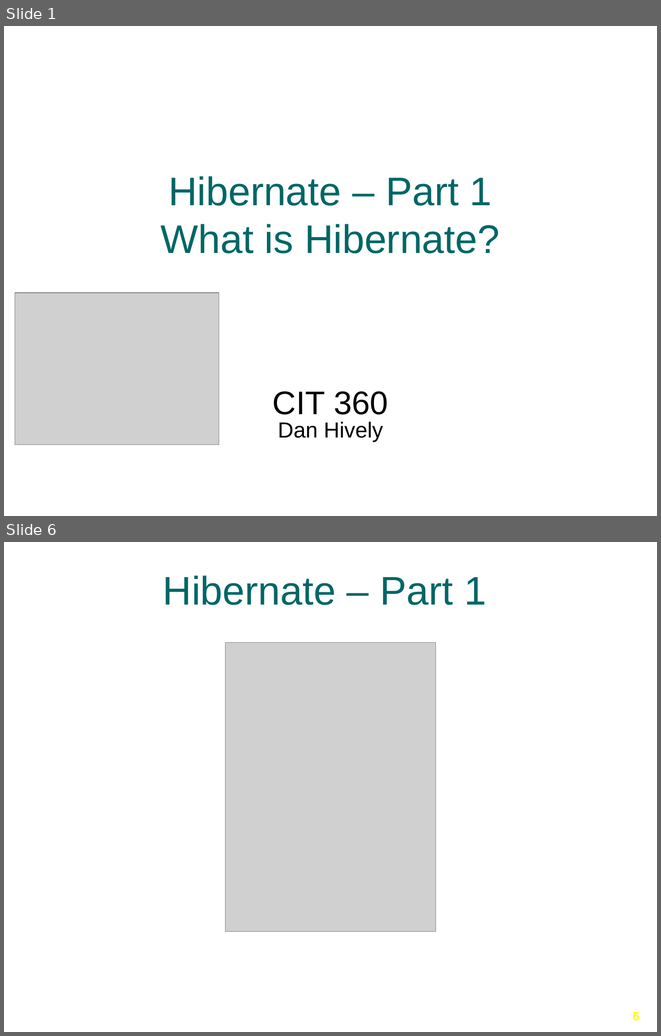
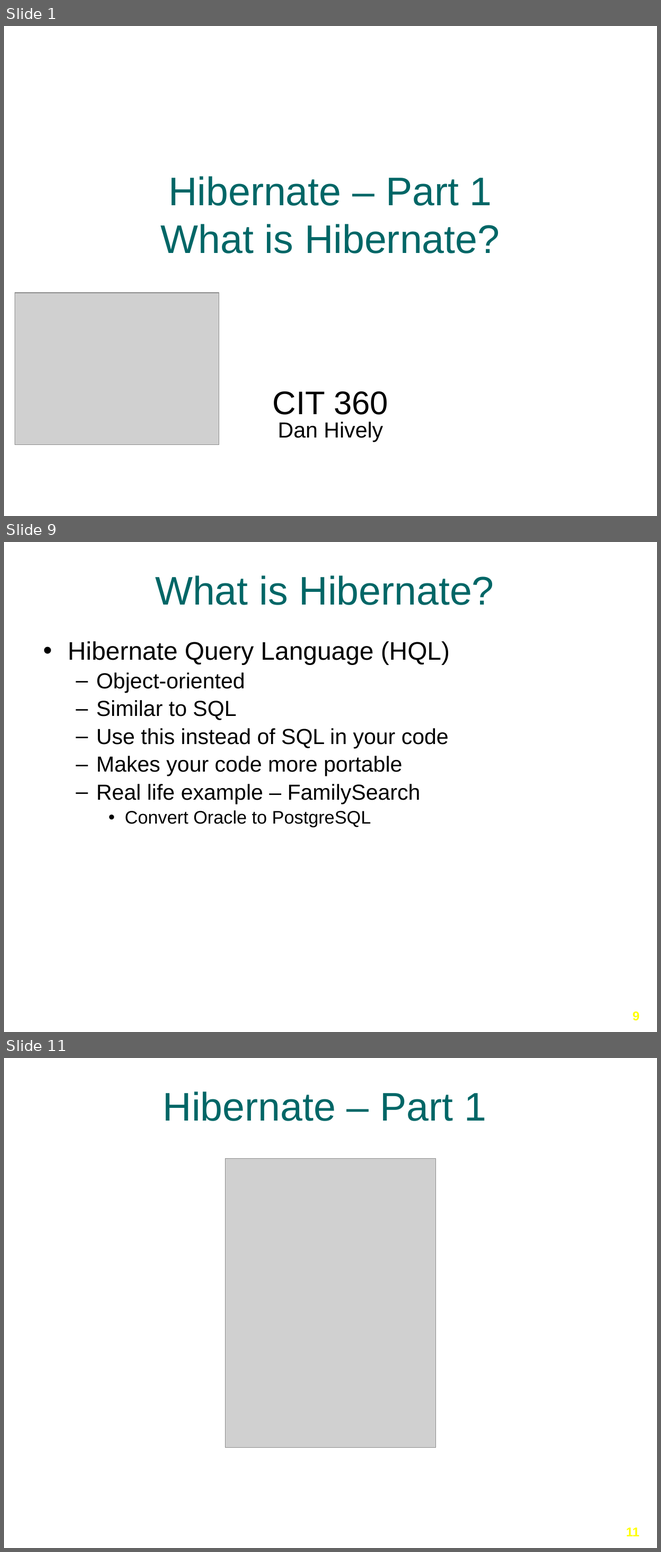
Before and after one commit to Ansilacerda/CIT360-Portfolio, a slide deck: Presentations/Hibernate/Hibernate-Part-1.pptx. Shown one above the other, each under a label of ours: slides 1 and 6 before the commit, slides 1, 9 and 11 after it; the slides between them are not shown. The pictures are 661x1036 and 661x1552 pixels, drawn with LibreOffice and Linux fonts; fonts in the diff are those of the drawing; grey boxes stand for pictures; background and template pictures are left out. Boxes give left, top, right and bottom in pixels: in the first picture for what was removed or moved away, otherwise in the second. Text is boxed around its words. In the diff, an @@ line names an element or a change of style, - is before the commit and + after.

```diff
--- a/Presentations/Hibernate/Hibernate-Part-1.pptx
+++ b/Presentations/Hibernate/Hibernate-Part-1.pptx
@@ slide 9 added at [4, 542, 657, 1032], background picture (left out) @@
@@ title added at [155, 575, 494, 605], 44 pt, text #006666 @@
+What is Hibernate?
@@ text added at [68, 641, 450, 827], 24 pt, text #000000 @@
+• Hibernate Query Language (HQL)
+  – Object-oriented
+  – Similar to SQL
+  – Use this instead of SQL in your code
+  – Makes your code more portable
+  – Real life example – FamilySearch
+    • Convert Oracle to PostgreSQL
@@ page number added at [633, 1011, 639, 1021], 14 pt, text #FFFF00, bold @@
+9
@@ what was slide 6 is now slide 11 @@
@@ page number at [626, 1527, 639, 1536]: text changed @@
-6
+11
```
Also in this commit, not shown: 3 slides changed, 5 other slides added, 1 slide removed.
